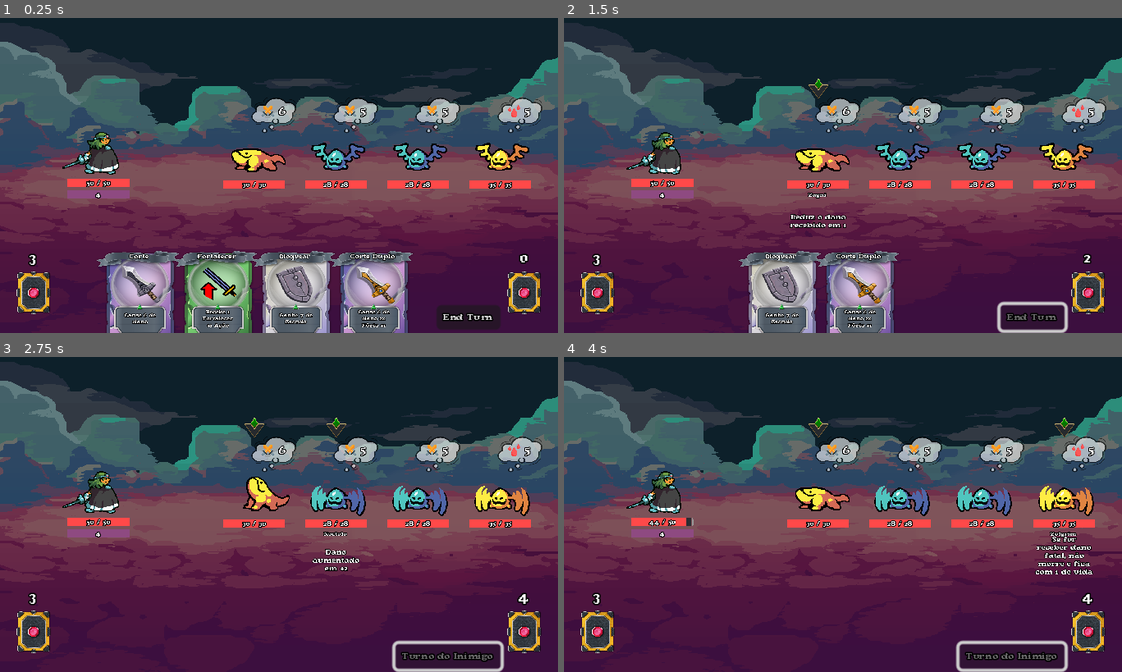
Above: before the commit, frames 1-4 (two rows, left to right).
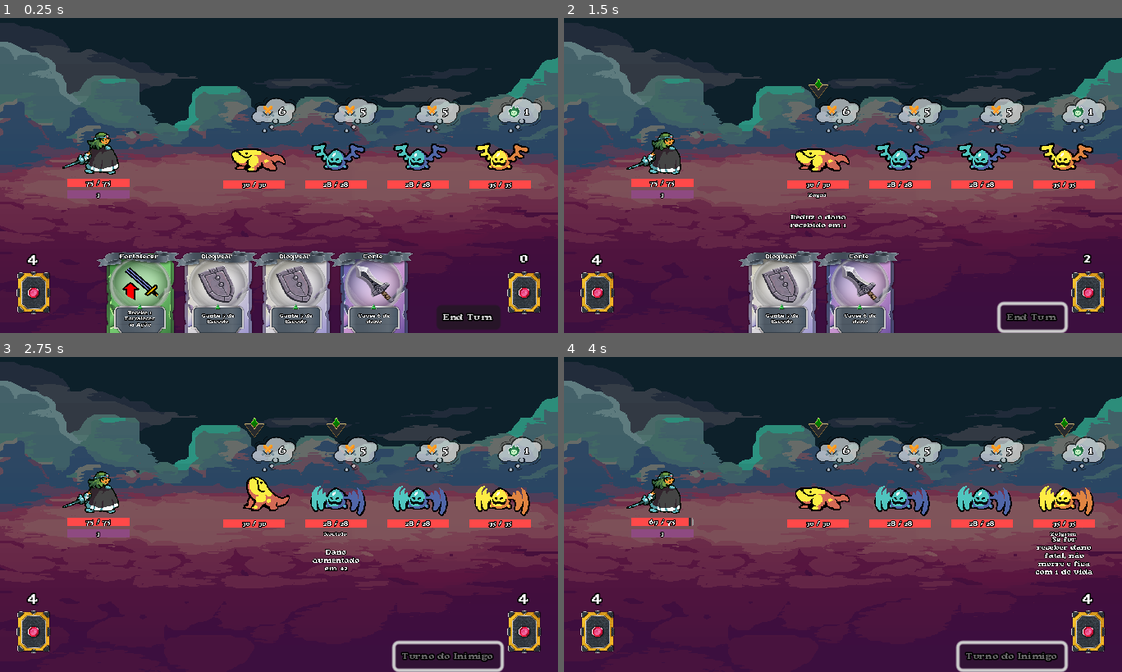
Above: after the commit, the same moments.

Repository: diemissonlima/card-adventure-v2
Game: Godot game, scene res://scenes/base_scenes/stage_base.tscn
Same seed, same stepped clock (60 frames per second), same inputs: the game is played once before the commit and once after it.
Inputs (mouse positions are in pixels of both pictures, inside the frame that each line leads up to):
- Up to frame 1 (0.25 s): no input
- Up to frame 2 (1.5 s): click "End Turn" at 0.5 s; move the mouse to (820, 156) at 1.27 s; click (820, 156) at 1.35 s
- Up to frame 3 (2.75 s): move the mouse to (340, 495) at 2.02 s; click (340, 495) at 2.1 s
- Up to frame 4 (4 s): move the mouse to (982, 495) at 2.77 s; click (982, 495) at 2.85 s; move the mouse to (1066, 495) at 3.52 s; click (1066, 495) at 3.6 s

The runs differ from the first frame. In frame 1, 5.2% of the frame differs, in the area x 4-96%, y 27-100%; in frame 2, 0.9%; in frame 3, 0.2%; in frame 4, 0.2%.

Commit message:
adicionado o status de paralizado e criado um card que interage com o status

Diff:
--- a/scenes/actors/paladin.tscn
+++ b/scenes/actors/paladin.tscn
@@ -270,8 +270,8 @@
 }
 
 [node name="Paladin" instance=ExtResource("1_7qyf8")]
-max_health = 50
-health = 50
+max_health = 75
+health = 75
 
 [node name="StatusContainer" parent="CharacterBody2D" index="3"]
 anchors_preset = 7
--- a/scenes/base_scenes/base_enemy.tscn
+++ b/scenes/base_scenes/base_enemy.tscn
@@ -67,6 +67,7 @@
 "bleed": "res://assets/Environment/StatusIcon/bleed.png",
 "blind": "res://assets/Environment/StatusIcon2/abstract_4_small.png",
 "defense": "res://assets/Environment/StatusIcon/block.png",
+"paralyzed": "res://assets/Environment/StatusIcon/paralyzed.png",
 "poison": "res://assets/Environment/StatusIcon2/poison_1_small.png"
 }
 
--- a/scenes/base_scenes/base_player.tscn
+++ b/scenes/base_scenes/base_player.tscn
@@ -44,8 +44,8 @@
 status_container = NodePath("CharacterBody2D/StatusContainer")
 shield_container = NodePath("CharacterBody2D/ShieldContainer")
 animation = NodePath("CharacterBody2D/Animation")
-max_actions = 4
-actions = 4
+max_actions = 3
+actions = 3
 deck_list = Array[String](["corte", "corte", "corte", "corte_duplo", "bloquear", "bloquear", "envenenar"])
 
 [node name="CharacterBody2D" type="CharacterBody2D" parent="."]
--- a/scenes/base_scenes/card_base.tscn
+++ b/scenes/base_scenes/card_base.tscn
@@ -35,7 +35,7 @@
 outline_color = Color(0, 0, 0, 1)
 
 [sub_resource type="LabelSettings" id="LabelSettings_e2in4"]
-line_spacing = 2.0
+line_spacing = 0.0
 font = ExtResource("3_sev07")
 font_size = 14
 outline_size = 5
--- a/scenes/base_scenes/stage_base.tscn
+++ b/scenes/base_scenes/stage_base.tscn
@@ -83,7 +83,6 @@
 offset_top = 81.0
 offset_right = -273.0
 offset_bottom = -111.0
-deck_list = Array[String]([])
 
 [node name="Deck" type="TextureRect" parent="Background"]
 custom_minimum_size = Vector2(25, 33)
--- a/scenes/cards/bloquear.tscn
+++ b/scenes/cards/bloquear.tscn
@@ -20,7 +20,7 @@
 [node name="Bloquear" instance=ExtResource("1_vq25s")]
 card_name = "Bloquear"
 card_id = "bloquear"
-card_value = 7
+card_value = 5
 times_used = 1
 card_type = "defense"
 attack_type = "single"
@@ -49,4 +49,4 @@
 label_settings = SubResource("LabelSettings_gri3d")
 
 [node name="Description" parent="Background/BoxDescription" index="1"]
-text = "Ganhe 7 de Escudo"
+text = "Ganhe 5 de Escudo"
--- a/scenes/cards/corte_rapido.tscn
+++ b/scenes/cards/corte_rapido.tscn
@@ -1,14 +1,13 @@
-[gd_scene load_steps=5 format=3 uid="uid://crv7tvlexkjfp"]
+[gd_scene load_steps=4 format=3 uid="uid://crv7tvlexkjfp"]
 
-[ext_resource type="PackedScene" uid="uid://bjekvwsvl0b1h" path="res://scenes/cards/card_base.tscn" id="1_uj3gn"]
-[ext_resource type="Texture2D" uid="uid://biktkbg7nnsp5" path="res://assets/Card Sprites/Minion/Alternate (3).png" id="2_6k3pq"]
-[ext_resource type="Texture2D" uid="uid://dctgmq6a7r02h" path="res://assets/Card Sprites/images/dagger1.png" id="3_jr4gl"]
-[ext_resource type="Texture2D" uid="uid://cnb511x6opq0" path="res://assets/Card Sprites/_Rarity/rarity (1).png" id="4_6rjqx"]
+[ext_resource type="PackedScene" uid="uid://bjekvwsvl0b1h" path="res://scenes/base_scenes/card_base.tscn" id="1_uj3gn"]
+[ext_resource type="Texture2D" uid="uid://biktkbg7nnsp5" path="res://assets/CardSprites/Minion/Alternate (3).png" id="2_6k3pq"]
+[ext_resource type="Texture2D" uid="uid://dctgmq6a7r02h" path="res://assets/CardSprites/Sprites/dagger1.png" id="3_jr4gl"]
 
 [node name="CorteRapido" instance=ExtResource("1_uj3gn")]
 card_name = "Corte Rápido"
 card_id = "corte_rapido"
-card_value = 3
+card_value = 4
 times_used = 1
 card_type = "attack"
 attack_type = "single"
@@ -37,9 +36,6 @@
 [node name="Type" parent="Background/Type" index="0"]
 text = "Ataque"
 
-[node name="Rarity" parent="Background/BoxDescription" index="0"]
-texture = ExtResource("4_6rjqx")
-
 [node name="Description" parent="Background/BoxDescription" index="1"]
-text = "Cause 3 de dano
+text = "Cause 4 de dano
 +1 Ação"
--- a/scenes/cards/corte_tornado.tscn
+++ b/scenes/cards/corte_tornado.tscn
@@ -1,14 +1,13 @@
-[gd_scene load_steps=5 format=3 uid="uid://cmit550isx4br"]
+[gd_scene load_steps=4 format=3 uid="uid://cmit550isx4br"]
 
-[ext_resource type="PackedScene" uid="uid://bjekvwsvl0b1h" path="res://scenes/cards/card_base.tscn" id="1_inhgi"]
-[ext_resource type="Texture2D" uid="uid://biktkbg7nnsp5" path="res://assets/Card Sprites/Minion/Alternate (3).png" id="2_knrnv"]
-[ext_resource type="Texture2D" uid="uid://dbx3gw7x3xrra" path="res://assets/Card Sprites/images/axeDouble3.png" id="3_dv4oh"]
-[ext_resource type="Texture2D" uid="uid://cnb511x6opq0" path="res://assets/Card Sprites/_Rarity/rarity (1).png" id="4_dm483"]
+[ext_resource type="PackedScene" uid="uid://bjekvwsvl0b1h" path="res://scenes/base_scenes/card_base.tscn" id="1_inhgi"]
+[ext_resource type="Texture2D" uid="uid://biktkbg7nnsp5" path="res://assets/CardSprites/Minion/Alternate (3).png" id="2_knrnv"]
+[ext_resource type="Texture2D" uid="uid://dbx3gw7x3xrra" path="res://assets/CardSprites/Sprites/axeDouble3.png" id="3_dv4oh"]
 
 [node name="CorteTornado" instance=ExtResource("1_inhgi")]
 card_name = "Corte Tornado"
 card_id = "corte_tornado"
-card_value = 3
+card_value = 4
 times_used = 1
 card_type = "attack"
 attack_type = "multiple"
@@ -31,8 +30,5 @@
 [node name="Type" parent="Background/Type" index="0"]
 text = "Ataque"
 
-[node name="Rarity" parent="Background/BoxDescription" index="0"]
-texture = ExtResource("4_dm483")
-
 [node name="Description" parent="Background/BoxDescription" index="1"]
-text = "Cause 3 em todos os inimigos"
+text = "Cause 4 em todos os inimigos"
--- /dev/null
+++ b/scenes/cards/toque_estatico.tscn
@@ -0,0 +1,28 @@
+[gd_scene load_steps=4 format=3 uid="uid://c2am3eob2vxhm"]
+
+[ext_resource type="PackedScene" uid="uid://bjekvwsvl0b1h" path="res://scenes/base_scenes/card_base.tscn" id="1_b3smo"]
+[ext_resource type="Texture2D" uid="uid://wqqma8eb720y" path="res://assets/CardSprites/Minion/Alternate (1).png" id="2_l3m5u"]
+[ext_resource type="Texture2D" uid="uid://b5dh2xl12dobg" path="res://assets/CardSprites/Sprites/tome.png" id="3_2auun"]
+
+[node name="ToqueEstatico" instance=ExtResource("1_b3smo")]
+card_name = "Toque Estático"
+card_id = "toque_estatico"
+times_used = 1
+card_type = "technique"
+attack_type = "single"
+damage_type = "null"
+status_type = "paralyzed"
+
+[node name="Background" parent="." index="0"]
+texture = ExtResource("2_l3m5u")
+
+[node name="Sprite" parent="Background" index="2"]
+texture = ExtResource("3_2auun")
+
+[node name="Name" parent="Background/BoxName" index="0"]
+text = "Toque Estático"
+
+[node name="Description" parent="Background/BoxDescription" index="1"]
+offset_top = -28.6667
+offset_bottom = 27.3333
+text = "Causa 3 de dano e paraliza por 1 turno"
--- a/scenes/enemies/drakroft.tscn
+++ b/scenes/enemies/drakroft.tscn
@@ -421,6 +421,12 @@
 damage = 8
 attack_animation_time = 0.4
 scene_path = "res://scenes/enemies/drakroft.tscn"
+actions_list = Array[String](["attack", "defense", "bleed"])
+actions_probability = {
+"attack": 0.5,
+"bleed": 1.0,
+"defense": 0.85
+}
 
 [node name="Sprite" parent="CharacterBody2D" index="3"]
 position = Vector2(-3.66667, -3.33333)
--- a/scenes/enemies/grorthan.tscn
+++ b/scenes/enemies/grorthan.tscn
@@ -422,6 +422,11 @@
 attack_animation_time = 1.0
 scene_path = "res://scenes/enemies/grorthan.tscn"
 actions_list = Array[String](["attack", "defense", "poison"])
+actions_probability = {
+"attack": 0.5,
+"defense": 0.8,
+"poison": 1.0
+}
 
 [node name="Sprite" parent="CharacterBody2D" index="3"]
 position = Vector2(-3.66667, -16.6667)
--- a/scenes/enemies/grunmor.tscn
+++ b/scenes/enemies/grunmor.tscn
@@ -421,6 +421,12 @@
 damage = 4
 attack_animation_time = 1.0
 scene_path = "res://scenes/enemies/grunmor.tscn"
+actions_list = Array[String](["attack", "defense", "poison"])
+actions_probability = {
+"attack": 0.4,
+"defense": 0.8,
+"poison": 1.0
+}
 
 [node name="Sprite" parent="CharacterBody2D" index="3"]
 position = Vector2(-0.333333, -16.6667)
--- a/scenes/enemies/noctulo.tscn
+++ b/scenes/enemies/noctulo.tscn
@@ -421,7 +421,12 @@
 damage = 5
 attack_animation_time = 0.3
 scene_path = "res://scenes/enemies/noctulo.tscn"
-actions_list = Array[String](["attack", "poison"])
+actions_list = Array[String](["attack", "bleed", "blind"])
+actions_probability = {
+"attack": 0.5,
+"bleed": 0.75,
+"blind": 1.0
+}
 
 [node name="Sprite" parent="CharacterBody2D" index="3"]
 texture = ExtResource("2_2heg2")
--- a/scenes/enemies/zagni.tscn
+++ b/scenes/enemies/zagni.tscn
@@ -416,13 +416,18 @@
 
 [node name="Zagni" instance=ExtResource("1_dtw8n")]
 enemy_name = "Zagni"
-passive_skill = "rebirthing"
+passive_skill = "final fury"
 max_health = 30
 health = 30
 damage = 6
 attack_animation_time = 0.2
 scene_path = "res://scenes/enemies/zagni.tscn"
-actions_list = Array[String](["attack"])
+actions_list = Array[String](["attack", "defense", "blind"])
+actions_probability = {
+"attack": 0.5,
+"blind": 1.0,
+"defense": 0.8
+}
 
 [node name="Sprite" parent="CharacterBody2D" index="3"]
 position = Vector2(-3.33333, -23.3333)
--- a/scenes/enemies/zulgrim.tscn
+++ b/scenes/enemies/zulgrim.tscn
@@ -421,7 +421,13 @@
 damage = 5
 attack_animation_time = 0.3
 scene_path = "res://scenes/enemies/zulgrim.tscn"
-actions_list = Array[String](["defense", "poison"])
+actions_list = Array[String](["attack", "poison", "bleed", "blind"])
+actions_probability = {
+"attack": 0.4,
+"bleed": 0.8,
+"blind": 1.0,
+"poison": 0.6
+}
 
 [node name="Sprite" parent="CharacterBody2D" index="3"]
 texture = ExtResource("2_seomt")
--- a/scenes/status/blind.tscn
+++ b/scenes/status/blind.tscn
@@ -8,13 +8,3 @@
 status_name = "blind"
 status_durability = 2
 status_description = "50% de chance de errar o ataque"
-
-[node name="Durability" parent="." index="0"]
-anchors_preset = 3
-anchor_left = 1.0
-anchor_right = 1.0
-offset_left = -6.0
-offset_top = 2.0
-offset_right = 0.0
-offset_bottom = 16.0
-grow_horizontal = 0
--- a/scenes/status/paralyzed.tscn
+++ b/scenes/status/paralyzed.tscn
@@ -1,8 +1,13 @@
-[gd_scene load_steps=2 format=3 uid="uid://bb0wvmp73w3ta"]
+[gd_scene load_steps=3 format=3 uid="uid://bb0wvmp73w3ta"]
 
 [ext_resource type="PackedScene" uid="uid://dnaoyo4xpa2we" path="res://scenes/base_scenes/base_status.tscn" id="1_frx4h"]
-
+[ext_resource type="Texture2D" uid="uid://dgsbe12ho7klo" path="res://assets/Environment/StatusIcon/paralyzed.png" id="2_6rj6n"]
 
 [node name="Paralyzed" instance=ExtResource("1_frx4h")]
-status_name = 2
-status_description = "Paralizado, não pode atacar!"
+texture = ExtResource("2_6rj6n")
+status_name = "paralyzed"
+status_description = "Paralizado, perde o turno!"
+
+[node name="Durability" parent="." index="0"]
+offset_left = -8.0
+offset_top = -3.0
--- a/scripts/base_enemy.gd
+++ b/scripts/base_enemy.gd
@@ -25,12 +25,16 @@
 @export var attack_animation_time: float
 @export var scene_path: String
 # essas duas variaveis sao usadas somente no action ballon
+@export var actions_list: Array[String]
+@export var actions_probability: Dictionary
 @export var actions_list_icons: Dictionary
 
 var previous_damage: int = 0
 var is_weakened: bool = false
 var tenacity_active: bool = false
 var was_reborn: bool = false
+var is_burning_fury: bool = false
+var is_final_fury: bool = false
 var battle_thist_count: int = 0
 var action: String = ""
 var shield_value: int = 0
@@ -74,22 +78,11 @@
 
 
 func get_action() -> void:
-	var rng: float = randf()
-	if rng <= 0.5:
-		action = "attack"
-	elif rng > 0.5 and rng <= 0.75:
-		action = "defense"
-	elif rng > 0.75 and rng <= 0.90:
-		action = "poison"
-	elif rng > 0.90 and rng <= 0.95:
-		action = "bleed"
-	else:
-		action = "blind"
-
-	#if rng <= 0.5:
-		#action = "defense"
-	#elif rng > 0.5 and rng <= 1.0:
-		#action = "blind"
+	for key in actions_list:
+		var rng: float = randf()
+		if rng <= actions_probability[key]:
+			action = key
+			break
 
 	action_ballon_icon.texture = load(actions_list_icons[action])
 
@@ -102,11 +95,15 @@
 	match action:
 		"attack":
 			if passive_skill == "burning fury":
-				damage = damage + 2
+				if not is_burning_fury:
+					damage += 2
+					is_burning_fury = true
 
 			if passive_skill == "final fury":
-				if health < max_health / 2:
-					damage = damage + 4
+				if not is_final_fury:
+					if health <= max_health / 2:
+						damage = damage + 4
+						is_final_fury = true
 
 			if is_weakened:
 				damage = previous_damage / 2
@@ -233,7 +230,7 @@
 							update_action_ballon()
 
 					"paralyzed":
-						pass
+						status_instance = preload("res://scenes/status/paralyzed.tscn")
 
 				var status_scene = status_instance.instantiate()
 				status_container.add_child(status_scene)
@@ -253,7 +250,7 @@
 					update_action_ballon()
 
 			"paralyzed":
-				pass
+				status_instance = preload("res://scenes/status/paralyzed.tscn")
 
 		var status_scene = status_instance.instantiate()
 		status_container.add_child(status_scene)
@@ -353,10 +350,10 @@
 				battle_thist_count += 1
 				if battle_thist_count == 2:
 					health += 5
-					update_bar("health")
 					battle_thist_count = 0
 					if health > max_health:
 						health = max_health
+					update_bar("health")
 
 		"armor":
 			play_animation("idle")
--- a/scripts/base_player.gd
+++ b/scripts/base_player.gd
@@ -150,6 +150,8 @@
 		if status.status_name == "bleed":
 			take_damage(calculate_status_damage("bleed", status.status_modifier), "status")
 
+		await get_tree().create_timer(1.0).timeout
+
 
 # calcula o dano conforme o tipo de status
 func calculate_status_damage(status: String, modifier: int) -> int:
--- a/scripts/base_stage.gd
+++ b/scripts/base_stage.gd
@@ -20,9 +20,9 @@
 
 
 func _ready() -> void:
+	Input.set_custom_mouse_cursor(cursor_texture, Input.CURSOR_ARROW, Vector2(0.1, 0.1))
 	connect_enemy_signal()
 	spawn_enemy2()
-	Input.set_custom_mouse_cursor(cursor_texture, Input.CURSOR_ARROW, Vector2(0.1, 0.1))
 	get_tree().call_group("player_hand", "get_player_deck")
 
 
@@ -173,7 +173,7 @@
 	get_new_enemy_action()
 
 	player_hand.draw_card(4) # compra novas cartas
-	player.actions = 4 # restaura as ações do player
+	player.actions = 3 # restaura as ações do player
 	player.update_bar("health") # atualizar a barra de vida
 	player.update_bar("action") # atualiza a barra de acoes
 	player.update_status() # atualiza o status
@@ -189,6 +189,11 @@
 
 
 func perform_enemy_action(enemy: Control) -> void:
+	if enemy.status_container.get_child_count() > 0:
+		for status in enemy.status_container.get_children():
+			if status.status_name == "paralyzed":
+				return
+
 	match enemy.action:
 		"defense": # se for defesa ele ganha escudo
 			enemy.play_animation("armor")
@@ -217,6 +222,9 @@
 			await get_tree().create_timer(enemy.attack_animation_time).timeout
 			player.apply_status("blind")
 
+		"paralyzed":
+			pass
+
 
 func get_new_enemy_action() -> void:
 	for enemy in get_tree().get_nodes_in_group("enemy"):
--- a/scripts/card_factory.gd
+++ b/scripts/card_factory.gd
@@ -11,7 +11,6 @@
 	"pocao_vida": "res://scenes/cards/pocao_vida.tscn",
 	"fortalecer": "res://scenes/cards/fortalecer.tscn",
 	"nevoa_venenosa": "res://scenes/cards/nevoa_venenosa.tscn",
-	"enfraquecer": "res://scenes/cards/enfraquecer.tscn"
+	"enfraquecer": "res://scenes/cards/enfraquecer.tscn",
+	"toque_estatico": "res://scenes/cards/toque_estatico.tscn"
 }
-
-# status de blind criado (player e inimigo podem receber)
--- a/scripts/deck_management.gd
+++ b/scripts/deck_management.gd
@@ -4,8 +4,8 @@
 
 var decks: Dictionary = {
 	"paladin": [
-		"corte", "corte", "corte",
-		"bloquear", "bloquear", "corte_duplo", "fortalecer",
+		"corte", "corte", "envenenar",
+		"bloquear", "bloquear", "corte_duplo", "fortalecer", "toque_estatico"
 
 		#"corte_rapido", "corte_tornado", "enfraquecer", "envenenar",
 		#"nevoa_venenosa", "pocao_vida", "pocao_vida"
